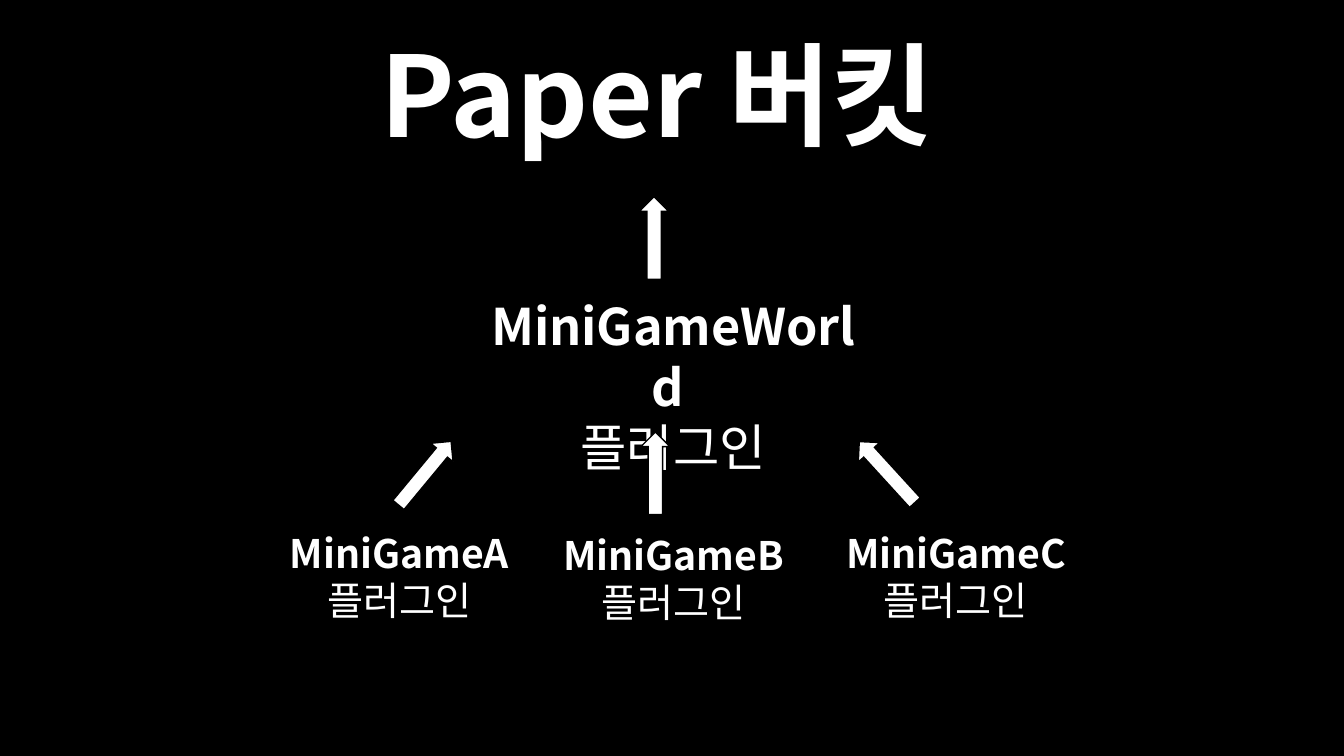
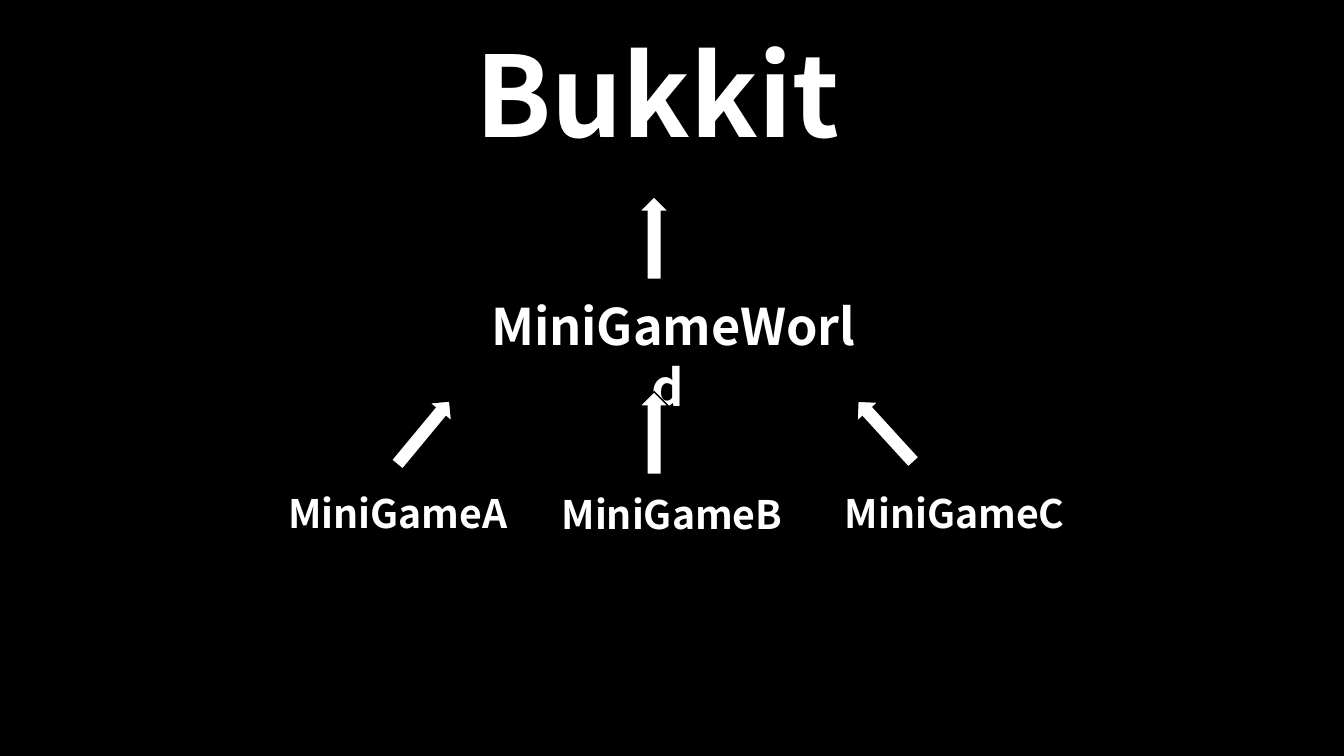
Before and after one commit to MiniGameWorlds/MiniGameWorld, a slide deck: slide 1 of resources/MiniGameWorld.pptx. Drawn at 1344x756 pixels with LibreOffice and Linux fonts; fonts in the diff are those of the drawing. Boxes give left, top, right and bottom in pixels: in the first picture for what was removed or moved away, otherwise in the second. Text is boxed around its words. In the diff, an @@ line names an element or a change of style, - is before the commit and + after.

```diff
--- a/resources/MiniGameWorld.pptx
+++ b/resources/MiniGameWorld.pptx
@@ text at (475, 46, 839, 139): text changed @@
-Paper 버킷
+Bukkit
@@ 3 down arrows: place and size @@
-3 down arrows at (387, 431, 926, 515)
+3 down arrows at (386, 391, 924, 475)
@@ text at (581, 424, 766, 479): paragraph removed @@
-플러그인
@@ text at (288, 496, 507, 529): text changed @@
-MiniGameA 플러그인
+MiniGameA
@@ text at (562, 497, 783, 530): text changed @@
-MiniGameB 플러그인
+MiniGameB
@@ text at (845, 496, 1065, 529): text changed @@
-MiniGameC 플러그인
+MiniGameC
```
Also in this commit, not shown: 3 other files.
